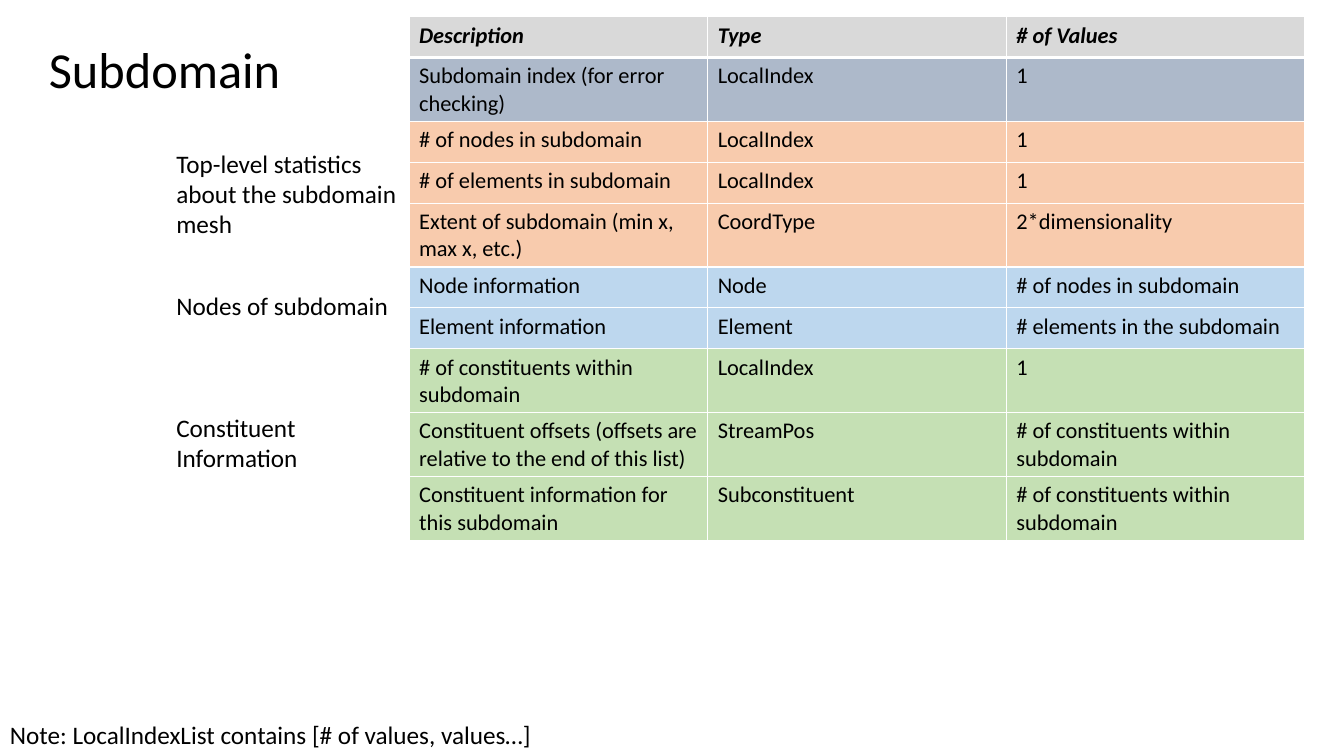
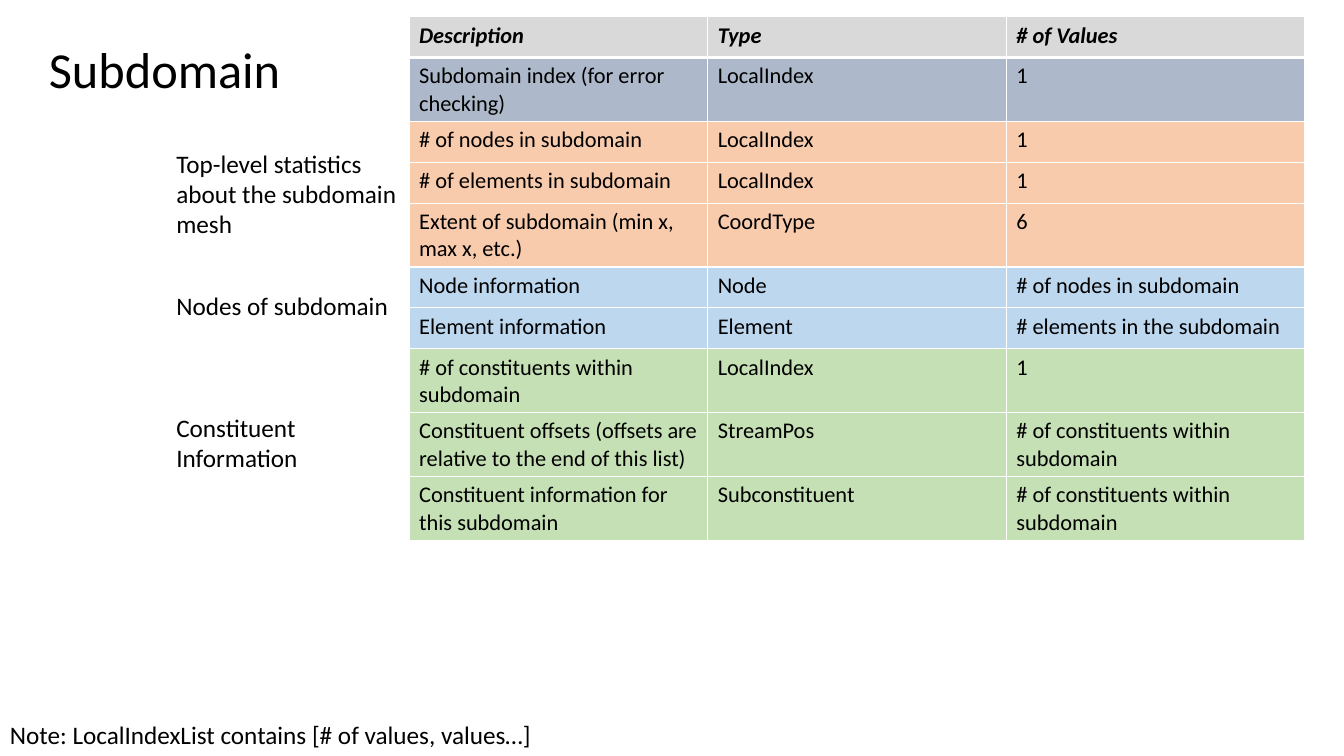
Before and after one commit to afrl/sheff-fea-io, a slide deck: slide 13 of docs/FormatSpecification.pptx. Drawn at 1344x756 pixels with LibreOffice and Linux fonts; fonts in the diff are those of the drawing. Boxes give left, top, right and bottom in pixels: in the first picture for what was removed or moved away, otherwise in the second. Text is boxed around its words. In the diff, an @@ line names an element or a change of style, - is before the commit and + after.

```diff
--- a/docs/FormatSpecification.pptx
+++ b/docs/FormatSpecification.pptx
@@ table at bbox=[409, 16, 1305, 567] @@
-row 5, column 3: 2*dimensionality
+row 5, column 3: 6
```
Also in this commit, not shown: 2 other slides changed, 5 other files.
